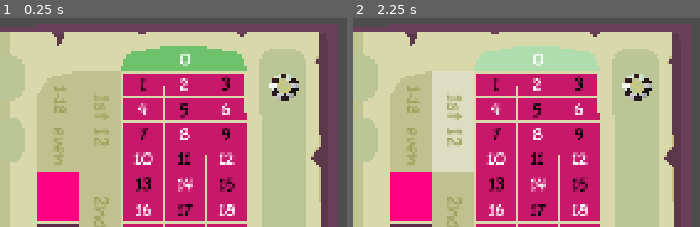
Above: before the commit, frames 1-2 (left to right).
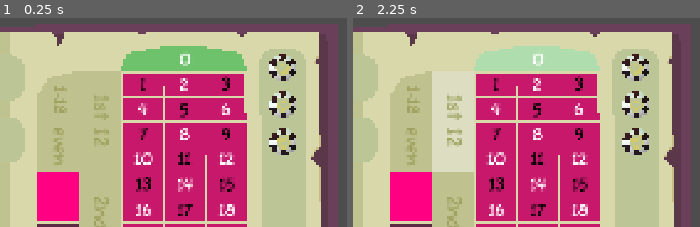
Above: after the commit, the same moments.

Repository: Agustin-Perea/Azard
Game: Godot game, scene res://resources/book/book.tscn
Same seed, same stepped clock (60 frames per second), same inputs: the game is played once before the commit and once after it. The project has no main scene, so this scene is started directly.
Inputs (mouse positions are % of the whole screen's width and height, from its top left):
- Up to frame 1 (0.25 s): no input
- Up to frame 2 (2.25 s): move the mouse to (75, 44) at 0.52 s; click (75, 44) at 0.67 s; drag from (27, 55) to (44, 70) at 1.27 s; move the mouse to (62, 27) at 2.02 s; click (62, 27) at 2.17 s
The pictures show only the part of the screen within x 50-100%, y 0-50%; the shares and areas given below are measured in that part.

The runs differ from the first frame. In frame 1, 2.3% of the frame differs, in the area x 77-87%, y 17-66%; in frame 2, 2.3%.

Commit message:
add: chips

Diff:
--- a/project.godot
+++ b/project.godot
@@ -18,6 +18,7 @@
 
 Constants="*uid://c4e7ccrn2c5n7"
 GameState="*uid://b62r1g1ijxyjc"
+DragService="*uid://m2jbm3o7s6bf"
 
 [display]
 
--- a/resources/book/book.tscn
+++ b/resources/book/book.tscn
@@ -10,8 +10,9 @@
 [ext_resource type="Script" uid="uid://ba76xjsrofmpb" path="res://scripts/roulette/roulette_fields.gd" id="4_uxei4"]
 [ext_resource type="ArrayMesh" uid="uid://bm8fb0twxbnj4" path="res://resources/roulette/roulette_field.tres" id="4_xrtgd"]
 [ext_resource type="ArrayMesh" uid="uid://nfeersyg1bd2" path="res://resources/book/model/roulette_ball.tres" id="7_jx2r3"]
+[ext_resource type="Script" uid="uid://bf5703dikg6xm" path="res://scripts/chips/chips_container.gd" id="11_mpnxt"]
 [ext_resource type="ArrayMesh" uid="uid://bdrm3f32cqhy6" path="res://resources/book/model/bet_field.tres" id="11_wal6i"]
-[ext_resource type="ArrayMesh" uid="uid://jwo6xispnapa" path="res://resources/book/model/bet_chip.tres" id="12_h1i5i"]
+[ext_resource type="PackedScene" uid="uid://pwvj2b7jvycd" path="res://scripts/chips/bet_chip.tscn" id="12_mpnxt"]
 [ext_resource type="Script" uid="uid://olyep6uxfgnp" path="res://scripts/table/table_fields.gd" id="12_ve5xc"]
 [ext_resource type="Script" uid="uid://c1y5qrg5q2yos" path="res://scripts/table/static_body_table_.gd" id="13_mpnxt"]
 [ext_resource type="Texture2D" uid="uid://hj6ym7q4nvpl" path="res://resources/book/table_groups_PaletaColoresRuleta.png" id="15_28cwr"]
@@ -36,9 +37,6 @@
 
 [sub_resource type="BoxShape3D" id="BoxShape3D_h1i5i"]
 size = Vector3(0.3583716, 0.051433593, 1.9744599)
-
-[sub_resource type="SphereShape3D" id="SphereShape3D_451by"]
-radius = 0.09132065
 
 [sub_resource type="BoxShape3D" id="BoxShape3D_d1tnm"]
 size = Vector3(0.668, 0.1, 1.626)
@@ -533,7 +531,6 @@
 [node name="MultiMesh_Fields" type="MultiMeshInstance3D" parent="left_cover/Roulette" unique_id=607524826]
 multimesh = SubResource("MultiMesh_uxei4")
 script = ExtResource("4_uxei4")
-tabla_instancias = [0, 1, 2, 3, 4, 5, 6, 7, 8, 9, 10, 11, 12, 13, 14, 15, 16, 17, 18, 19, 20, 21, 22, 23, 24, 25, 26, 27, 28, 29, 30, 31, 32, 33, 34, 35, 36]
 pos_inicial_label_0 = Vector3(0.016, 0, -0.174)
 
 [node name="Labels" type="Node3D" parent="left_cover/Roulette" unique_id=962734100]
@@ -741,27 +738,26 @@
 mesh = ExtResource("3_btjf8")
 
 [node name="ChipsContainer" type="Node3D" parent="right_cover" unique_id=432522641]
+script = ExtResource("11_mpnxt")
+chip_scene = ExtResource("12_mpnxt")
 
 [node name="ChipsOrigin" type="StaticBody3D" parent="right_cover/ChipsContainer" unique_id=1088954111]
-transform = Transform3D(1, 0, 0, 0, 1, 0, 0, 0, 1, 1.599906, 0, -0.782281)
+transform = Transform3D(1, 0, 0, 0, 1, 0, 0, 0, 1, 1.515851, 0, -2.0992792)
 
 [node name="CollisionShape3D" type="CollisionShape3D" parent="right_cover/ChipsContainer/ChipsOrigin" unique_id=966366993]
-transform = Transform3D(1, 0, 0, 0, 1, 0, 0, 0, 1, -0.0633142, -0.018716797, -0.28126997)
+transform = Transform3D(1, 0, 0, 0, 1, 0, 0, 0, 1, 0.03156209, -0.018716797, 1.0090482)
 shape = SubResource("BoxShape3D_h1i5i")
 
-[node name="Bet_Chip" type="StaticBody3D" parent="right_cover/ChipsContainer" unique_id=260899914]
-transform = Transform3D(1, 0, 0, 0, 1, 0, 0, 0, 1, 1.5229952, 0, -1.7975613)
-
-[node name="MeshInstance3D" type="MeshInstance3D" parent="right_cover/ChipsContainer/Bet_Chip" unique_id=1874020902]
-mesh = ExtResource("12_h1i5i")
-
-[node name="CollisionShape3D" type="CollisionShape3D" parent="right_cover/ChipsContainer/Bet_Chip" unique_id=1361733896]
-shape = SubResource("SphereShape3D_451by")
+[node name="Bet_Chip" parent="right_cover/ChipsContainer" unique_id=1124240835 instance=ExtResource("12_mpnxt")]
+transform = Transform3D(1, 0, 0, 0, 1, 0, 0, 0, 1, 1.911988, 0, -1.8687185)
+visible = false
 
 [node name="BetTable" type="Node3D" parent="right_cover" unique_id=804408280]
 
-[node name="SBTable" type="StaticBody3D" parent="right_cover/BetTable" unique_id=1556320188]
+[node name="SBTable" type="StaticBody3D" parent="right_cover/BetTable" unique_id=1556320188 groups=["table_container"]]
 transform = Transform3D(1, 0, 0, 0, 1, 0, 0, 0, 1, 0.555, 0, -0.037)
+collision_layer = 3
+collision_mask = 3
 script = ExtResource("13_mpnxt")
 first_index = 1
 
@@ -811,12 +807,10 @@
 transform = Transform3D(1, 0, 0, 0, 1, 0, 0, 0, 1, 0.433, 0, -1.91)
 shape = SubResource("BoxShape3D_khsg3")
 
-[node name="Bet_Fields" type="MultiMeshInstance3D" parent="right_cover/BetTable" unique_id=1314643407 node_paths=PackedStringArray("group_labels")]
+[node name="Bet_Fields" type="MultiMeshInstance3D" parent="right_cover/BetTable" unique_id=1314643407]
 transform = Transform3D(1, 0, 0, 0, 1, 0, 0, 0, 1, 0.555, 0, -0.037)
 multimesh = SubResource("MultiMesh_ib2bx")
 script = ExtResource("12_ve5xc")
-table_instances = null
-group_labels = [NodePath("../GroupLabels/0"), NodePath("../GroupLabels/1-18"), NodePath("../GroupLabels/even"), NodePath("../GroupLabels/odd"), NodePath("../GroupLabels/19-36"), NodePath("../GroupLabels/1st12"), NodePath("../GroupLabels/2nd12"), NodePath("../GroupLabels/3rd12"), NodePath("../GroupLabels/2to11"), NodePath("../GroupLabels/2to11"), NodePath("../GroupLabels/2to13")]
 
 [node name="Labels" type="Node3D" parent="right_cover/BetTable" unique_id=320377223]
 transform = Transform3D(1, 0, 0, 0, 1, 0, 0, 0, 1, 0, 0.021, 0)
--- /dev/null
+++ b/scripts/MoveableElements/ChipElement.gd
@@ -0,0 +1,84 @@
+extends MoveableElement
+class_name ChipElement
+
+@export var data: ChipModel
+##para obtener modelo de TableState
+@export var chip_id: int
+
+signal chip_moved(chip : ChipElement)
+
+func _ready() -> void:
+	super()
+	if GameState:
+		if GameState.bet_field_models.is_empty():
+			GameState.initialized.connect(_on_table_ready)
+		else:
+			_on_table_ready()
+
+func _on_table_ready()-> void:
+	data = GameState.get_chip(chip_id)
+
+func assignChipId(chipId: int) -> void:
+	chip_id = chipId
+	data = GameState.get_chip(chip_id)
+
+#ovverides de Moveable
+func stop_drag()->void:
+	var container := DragService._get_container_under_mouse()
+
+	#hay un caso particular donde el container es el chipContainer
+	if container and container.is_in_group("chip_container"):
+		#el padre es un chip_container
+		DragService.deassign_dragged()
+		var chip_container = container.get_parent_node_3d() as ChipContainer
+		chip_container.add_chip_to_container(self)
+		chip_container.reorder_chips()
+
+		GameState.remove_bet(self.chip_id)
+		#Drag_Service._snap_to_container(container)#reordenar en realidad
+		return
+
+	if container and container.is_in_group("container"):
+		DragService._snap_to_container(container)
+		data.last_position =container.global_position
+		chip_moved.emit(self)
+	else:
+		DragService._return_to_origin()
+
+
+	var container2 := DragService._get_field_under_mouse()
+
+	if !container2.is_empty() and container2.get("collider").is_in_group("table_container"):
+		var static_body_table = container2.get("collider") as StaticBodyTable_
+		var index : int = static_body_table.calcular_indice_desde_posicion(container2.get("position"))
+		data.last_position = static_body_table.calcular_centro_desde_indice(index)
+		chip_moved.emit(self)
+		GameState.place_bet(
+		index+1,
+		chip_id
+		)
+		DragService._snap_to_position(data.last_position)
+		#activar confirm on click
+		#desactivacion
+
+
+func _on_input_event(camera: Node, event: InputEvent, event_position: Vector3, normal: Vector3, shape_idx: int) -> void:
+	if not global_input_enabled:
+		return
+	if event is InputEventMouseButton and event.pressed:
+		pressed.emit()
+		on_press()
+	if event is InputEventMouseButton and event.is_released():
+		released.emit()
+
+func _on_mouse_entered():
+	if not global_input_enabled:
+		return
+	entered.emit()
+
+
+
+func _on_mouse_exited():
+	if not global_input_enabled:
+		return
+	exited.emit()
--- /dev/null
+++ b/scripts/MoveableElements/MoveableElement.gd
@@ -0,0 +1,68 @@
+extends StaticBody3D
+class_name MoveableElement
+
+
+signal pressed()
+signal released()
+signal entered()
+signal exited()
+
+static var global_input_enabled: bool = true
+
+func _ready() -> void:
+	pass
+	#se asignan los eventos
+	#Drag_Service.add_clickable(area3D) este nop, pues cambia de otra manera
+
+#la estrategia decide como arrancar
+
+
+#estos seran llamados por el DragSrevice
+func start_drag()->void:
+	pass
+
+func update_drag()->void:
+	pass
+
+func stop_drag()->void:
+		DragService._return_to_origin()
+
+#
+#primer click
+func on_press() -> void:
+	DragService.deassign_dragged()
+	DragService.start_drag(self)#deberia mandarse a si mismo
+
+#el release es cuando se suelta pero esta dentro del area, no siempre sucede
+@warning_ignore("unused_parameter")
+func on_release() -> void:
+	#Drag_Service.stop_drag()#esto se hace automatico por el drag_service y llama a stop_drag de aqui
+	pass
+#otras funciones
+
+func on_enter() -> void:
+	pass
+
+
+func on_exit() -> void:
+	pass
+
+func _on_mouse_entered():
+	if not global_input_enabled:
+		return
+	entered.emit()
+
+func _on_mouse_exited():
+	if not global_input_enabled:
+		return
+	exited.emit()
+
+
+func _on_input_event(camera: Node, event: InputEvent, event_position: Vector3, normal: Vector3, shape_idx: int) -> void:
+	if not global_input_enabled:
+		return
+	if event is InputEventMouseButton and event.pressed:
+		pressed.emit()
+		on_press()
+	if event is InputEventMouseButton and event.is_released():
+		released.emit()
--- /dev/null
+++ b/scripts/chips/ChipsDefault.tres
@@ -0,0 +1,22 @@
+[gd_resource type="Resource" script_class="ChipsDefinition" format=3 uid="uid://dyqgr3musm1xg"]
+
+[ext_resource type="Script" uid="uid://e7ndm73jhkab" path="res://scripts/chips/chip_model.gd" id="1_lfiqk"]
+[ext_resource type="Script" uid="uid://cwsk0qj7gscg8" path="res://scripts/chips/chips_definition.gd" id="2_xh5ae"]
+
+[sub_resource type="Resource" id="Resource_lfiqk"]
+script = ExtResource("1_lfiqk")
+metadata/_custom_type_script = "uid://e7ndm73jhkab"
+
+[sub_resource type="Resource" id="Resource_xh5ae"]
+script = ExtResource("1_lfiqk")
+chipID = 1
+metadata/_custom_type_script = "uid://e7ndm73jhkab"
+
+[sub_resource type="Resource" id="Resource_n3d21"]
+script = ExtResource("1_lfiqk")
+metadata/_custom_type_script = "uid://e7ndm73jhkab"
+
+[resource]
+script = ExtResource("2_xh5ae")
+fields = Array[ExtResource("1_lfiqk")]([SubResource("Resource_lfiqk"), SubResource("Resource_xh5ae"), SubResource("Resource_n3d21")])
+metadata/_custom_type_script = "uid://cwsk0qj7gscg8"
--- /dev/null
+++ b/scripts/chips/bet_chip.tscn
@@ -0,0 +1,20 @@
+[gd_scene format=3 uid="uid://pwvj2b7jvycd"]
+
+[ext_resource type="ArrayMesh" uid="uid://jwo6xispnapa" path="res://resources/book/model/bet_chip.tres" id="1_80dld"]
+[ext_resource type="Script" uid="uid://psmuv7ujrqd5" path="res://scripts/MoveableElements/ChipElement.gd" id="1_qy1vp"]
+
+[sub_resource type="SphereShape3D" id="SphereShape3D_451by"]
+radius = 0.09132065
+
+[node name="Bet_Chip" type="StaticBody3D" unique_id=1124240835]
+script = ExtResource("1_qy1vp")
+
+[node name="MeshInstance3D" type="MeshInstance3D" parent="." unique_id=172683757]
+mesh = ExtResource("1_80dld")
+
+[node name="CollisionShape3D" type="CollisionShape3D" parent="." unique_id=1331976561]
+shape = SubResource("SphereShape3D_451by")
+
+[connection signal="input_event" from="." to="." method="_on_input_event"]
+[connection signal="mouse_entered" from="." to="." method="_on_mouse_entered"]
+[connection signal="mouse_exited" from="." to="." method="_on_mouse_exited"]
--- /dev/null
+++ b/scripts/chips/chip_model.gd
@@ -0,0 +1,8 @@
+extends Resource
+class_name ChipModel
+
+##sin usar
+@export var chipID: int
+@export var active: bool
+
+var last_position : Vector3 = Vector3.ZERO
--- a/scripts/chips/chips_container.gd
+++ b/scripts/chips/chips_container.gd
@@ -1,25 +1,22 @@
 extends Node3D
 class_name ChipContainer
-@export var table_state : TableState = Table_State
+
 @export var chip_scene: PackedScene
-@onready var chip_origin: ClickableArea = $ChipsOrigin
-@export var offset_z: float = 0.05 # Espacio entre fichas sobre el eje z
-@export var chip_scale: float = 0.07
+@onready var chip_origin: StaticBody3D = $ChipsOrigin
+@export var offset_z: float = 0.2 # Espacio entre fichas sobre el eje z
+@export var chip_scale: float = 1
 
 
 var chip_elements_in_container : Array[ChipElement]
+
 func _ready() -> void:
-	if table_state == null:
-		##tiene que estar en el grupo
-		table_state = Table_State#get_tree().get_first_node_in_group("table_state")
 
-	spawn_chips(table_state.chips)
+	spawn_chips(GameState.chips)
 
 func spawn_chips(chips: Array[ChipModel]):
 	for i in range(chips.size()):
 		var new_chip = chip_scene.instantiate() as ChipElement
 		# Configuramos la ficha con su data
-		new_chip.assignTableState(table_state)
 		new_chip.assignChipId(i)
 
 		chip_origin.add_child(new_chip)#son los child
--- /dev/null
+++ b/scripts/chips/chips_definition.gd
@@ -0,0 +1,4 @@
+extends Resource
+class_name ChipsDefinition
+
+@export var fields: Array[ChipModel]
--- /dev/null
+++ b/scripts/global_singleton/DragService.gd
@@ -0,0 +1,212 @@
+extends Node
+##se encaga de mover un objeto siguiendo el mouse
+##el objeto es dado en startDrag, stopdrag decide a donde llevar al objeto
+
+
+@export var drag_height := 0.5
+@export var lerp_speed := 10.0
+@export var max_offset := 5.0
+
+var active := true
+
+# ---- Drag snapshot (solo se setea en start) ----
+var dragged: MoveableElement
+var origin_pos: Vector3
+var origin_y: float
+var drag_plane: Plane
+
+# ---- Runtime ----
+var dragging := false
+var dropping := false
+var desired_target: Vector3
+
+signal drag_started(node)
+@warning_ignore("unused_signal")
+signal drag_ended(chipArea,betfieldArea)
+signal dragged_changed
+
+var mouse_position: Vector2
+var persistent_drag : bool = false
+#esto para desactivar set_process(false) set_process_input(false)
+func _process(delta: float) -> void:
+
+	if dragged == null:
+		return
+
+	var current := dragged.global_position
+	var next := current.lerp(desired_target, delta * lerp_speed)
+	dragged.global_position = next
+
+	if dropping and current.distance_to(desired_target) < 0.01:
+		dragged.global_position = desired_target
+		dropping = false
+		last_dragged = dragged
+		dragged = null
+
+
+func deassign_dragged()->void:
+	if dropping:
+		dragged.global_position = desired_target
+	dropping = false
+	last_dragged = dragged
+	dragged = null
+	persistent_drag = false
+
+
+var last_dragged : MoveableElement
+
+func start_drag(moveable: StaticBody3D, can_drag_height : bool = true) -> void:
+	if not active or dragging or dragged != null:
+		print("1st return")
+		return
+
+	dragged = moveable
+
+	if last_dragged != dragged:
+		dragged_changed.emit()
+
+	dragging = true
+	dropping = false
+
+	origin_pos = moveable.global_position
+
+
+	desired_target = origin_pos##nop
+	if can_drag_height:
+		origin_y = origin_pos.y + drag_height
+
+	drag_plane = Plane(Vector3.UP, desired_target.y)
+
+	update_drag(get_viewport().get_mouse_position())
+
+	emit_signal("drag_started", dragged)
+
+func start_persisted_drag(moveable: StaticBody3D)->void:
+	deassign_dragged()
+
+	persistent_drag = true
+	start_drag(moveable,false)
+
+func update_drag(mouse_pos: Vector2) -> void:
+
+	var camera: Camera3D = get_viewport().get_camera_3d()
+	if camera == null:
+		return
+
+	var from: Vector3 = camera.project_ray_origin(mouse_pos)
+	var dir: Vector3 = camera.project_ray_normal(mouse_pos)
+
+	var hit: Vector3 = drag_plane.intersects_ray(from, dir)
+	if hit == null:
+		return
+
+	var pos: Vector3 = hit
+	pos.y = origin_y
+
+	pos.x = clamp(pos.x, origin_pos.x - max_offset, origin_pos.x + max_offset)
+	pos.z = clamp(pos.z, origin_pos.z - max_offset, origin_pos.z + max_offset)
+
+	desired_target = pos
+
+func stop_drag() -> void:
+	#print("stop dragging deberia hacerlo 1 sola vez")
+	if dragged == null:
+		return
+	dropping = true
+	dragging = false
+	dragged.stop_drag()
+
+
+func _input(event: InputEvent) -> void:
+	if event is InputEventMouseMotion:
+		mouse_position = event.position
+		if dragging:
+			update_drag(event.position)
+
+	#aca va si es persisted, en ese caso se espera otro motivo para terminar de dragear, o pausar el drag
+	#entonces el persisted aqui no hace drop hasta un click en un area, esto controlado por el item
+	#el item hace su dropped y desaparece haciendo q el drop se desactive
+	if !persistent_drag and dragging and event is InputEventMouseButton and event.button_index == MOUSE_BUTTON_LEFT and not event.pressed:
+		pending_drop = true#no me gusta pero resuelve el bug de regresar al origen cuando no esta el area del objeto tocando el mouse
+	elif persistent_drag and event is InputEventMouseButton and event.button_index == MOUSE_BUTTON_LEFT and event.pressed:
+		pending_drop = true
+
+
+var pending_drop := false
+
+@warning_ignore("unused_parameter")
+func _physics_process(delta: float) -> void:
+	if pending_drop:
+		pending_drop = false
+		stop_drag()
+#por cuestiones de arquitectura dragged padre tiene un ChipView y ContainerMouse un Betfield
+func _get_container_under_mouse() -> Area3D:
+	var viewport := get_tree().root
+	var cam := viewport.get_camera_3d()
+
+	#print("Viewport:", get_tree().root)
+	#print("In cam:", cam)
+	#print("In world:", cam.get_world_3d())
+	#print("DirectSPS:", cam.get_world_3d().direct_space_state)
+	var mouse_pos := viewport.get_mouse_position()
+	var from := cam.project_ray_origin(mouse_pos)
+	var to := from + cam.project_ray_normal(mouse_pos) * 1000.0
+
+	var params := PhysicsRayQueryParameters3D.create(from, to)
+	params.collision_mask = 1 << 1 # layer 2
+	params.collide_with_areas = true
+
+	var result := cam.get_world_3d().direct_space_state.intersect_ray(params)
+
+	# 1. Verificamos si hubo choque
+	if result.is_empty():
+		return null
+
+	# 2. Obtenemos el collider
+	var hit_collider = result.collider as Area3D
+
+
+	# 3. Verificamos si el objeto está en el grupo "container"
+	if hit_collider:
+		return hit_collider
+
+	# Si chocó con algo de la Layer 2 pero NO es del grupo, retornamos null
+	return null
+
+func _get_field_under_mouse() -> Dictionary:
+	var viewport := get_tree().root
+	var cam := viewport.get_camera_3d()
+
+	#print("Viewport:", get_tree().root)
+	#print("In cam:", cam)
+	#print("In world:", cam.get_world_3d())
+	#print("DirectSPS:", cam.get_world_3d().direct_space_state)
+	var mouse_pos := viewport.get_mouse_position()
+	var from := cam.project_ray_origin(mouse_pos)
+	var to := from + cam.project_ray_normal(mouse_pos) * 1000.0
+
+	var params := PhysicsRayQueryParameters3D.create(from, to)
+	params.collision_mask = 1 << 1 # layer 2
+	params.collide_with_areas = true
+
+	var result := cam.get_world_3d().direct_space_state.intersect_ray(params)
+
+	# 1. Verificamos si hubo choque
+	if result.is_empty():
+		return result
+
+	# Si chocó con algo de la Layer 2 pero NO es del grupo, retornamos null
+	return result
+
+func _snap_to_container(container: Area3D) -> void:
+	var target := container.global_position
+
+	desired_target = target
+
+func _snap_to_position(position: Vector3) -> void:
+	var target := position
+
+	desired_target = target
+
+func _return_to_origin() -> void:
+	desired_target = origin_pos
--- a/scripts/global_singleton/GameState.gd
+++ b/scripts/global_singleton/GameState.gd
@@ -2,15 +2,15 @@
 
 var bet_field_definition: BetFieldsDefinition
 var bet_field_models: Array[BetFieldModel] = []
-#@export var chipDefinition: ChipsDefinition
+
 #var ballsDefinition : BallsDefinition # bolas por defecto
 
 
 
 #heuristica de campos iguales
 
-
-#var chips: Array[ChipModel] = []
+var chipDefinition: ChipsDefinition
+var chips: Array[ChipModel] = []
 
 #pasivos en posesion
 #var passiveItems: Array[PassiveItemModel] = []
@@ -37,7 +37,7 @@
 func _ready():
 #	CombatEventBus.reload.connect(reload)
 	bet_field_definition = preload("res://scripts/definitions/bet_field/bet_fields_default.tres")
-#	chipDefinition = preload("res://Scripts/BetTable/Chips/ChipsDefault.tres")
+	chipDefinition = preload("res://scripts/chips/ChipsDefault.tres")
 #	ballsDefinition = preload("res://Scripts/BetTable/Balls/BallsDefault.tres")
 	reload()
 
@@ -68,10 +68,10 @@
 		bet_field_models.append(f.duplicate(true)) # deep copy
 
 
-	#for f in chipDefinition.fields:
-	#	chips.append(f.duplicate(true)) # deep copy
+	for f in chipDefinition.fields:
+		chips.append(f.duplicate(true)) # deep copy
 	#fields = definition.fields.duplicate(true)
-	#chips = chipDefinition.fields.duplicate(true)
+	chips = chipDefinition.fields.duplicate(true)
 
 	# 1. Duplicamos el contenedor principal
 	#balls = ballsDefinition.duplicate()
@@ -111,8 +111,8 @@
 func get_bet_field_model(id: int) -> BetFieldModel:
 	return bet_field_models[id]
 
-#func get_chip(id: int) -> ChipModel:
-	#return chips[id]
+func get_chip(id: int) -> ChipModel:
+	return chips[id]
 
 
 func get_Bets() -> Dictionary[int, Array]:
--- a/scripts/roulette/roulette_fields.gd
+++ b/scripts/roulette/roulette_fields.gd
@@ -1,4 +1,4 @@
-@tool
+#@tool
 extends MultiMeshInstance3D
 class_name RouletteFields
 @export_group("Configuración de Rejilla")
@@ -11,10 +11,12 @@
 @export var offset_x: float = 0.222
 @export var offset_z: float = 0.135
 
+
+var tabla_instancias: Array = []
+
+
 @export_group("Datos de Control")
-@export var tabla_instancias: Array = []
-
-@onready var number_labels : Array[Label3D]
+var number_labels : Array[Label3D]
 @onready var labels : Node3D =  $"../Labels"
 
 var radio_inicial : Vector3 = Vector3(-0.174, 0, 0)
--- a/scripts/roulette/roullette_control.gd
+++ b/scripts/roulette/roullette_control.gd
@@ -65,6 +65,7 @@
 var _original_parent: Node
 
 func _ready() -> void:
+
 	assert(roulette, "Falta asignar la ruleta")
 	assert(ball, "Falta asignar la bola")
 
--- a/scripts/table/table_fields.gd
+++ b/scripts/table/table_fields.gd
@@ -1,4 +1,4 @@
-@tool
+#@tool
 extends MultiMeshInstance3D
 class_name TableFields
 @export_group("Configuración de Rejilla")
@@ -11,13 +11,15 @@
 @export var offset_x: float = 0.222
 @export var offset_z: float = 0.135
 
-@export_group("Datos de Control")
-@export var table_instances: Array = []
+
+var table_instances: Array = []
 
 @onready var mesh_groups : Node3D =  $"../Table_Groups"
+
+@export_group("Datos de Control")
 @export var table_instances_groups: Array = [MeshInstance3D]
 
-@onready var number_labels : Array[Label3D]
+var number_labels : Array[Label3D]
 @onready var labels : Node3D =  $"../Labels"
 
 @export var group_labels : Array[Label3D]
Not shown, added: scripts/MoveableElements/ChipElement.gd.uid
Not shown, added: scripts/MoveableElements/MoveableElement.gd.uid
Not shown, added: scripts/chips/chip_model.gd.uid
Not shown, added: scripts/chips/chips_definition.gd.uid
Not shown, added: scripts/global_singleton/DragService.gd.uid
